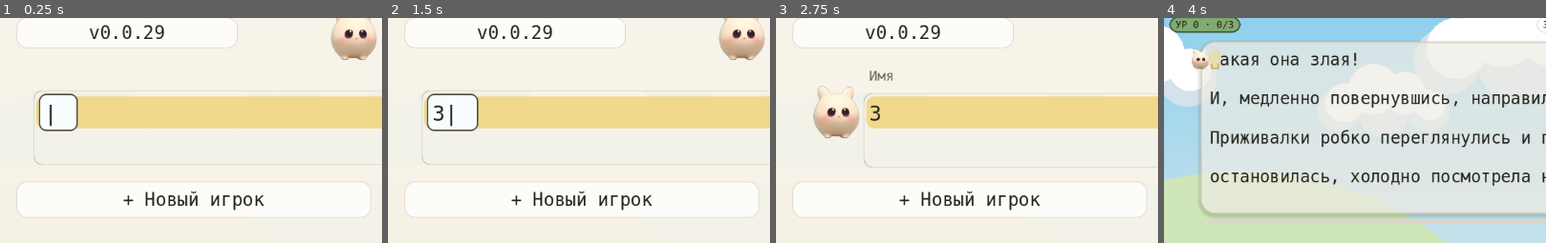
Above: before the commit, frames 1-4 (left to right).
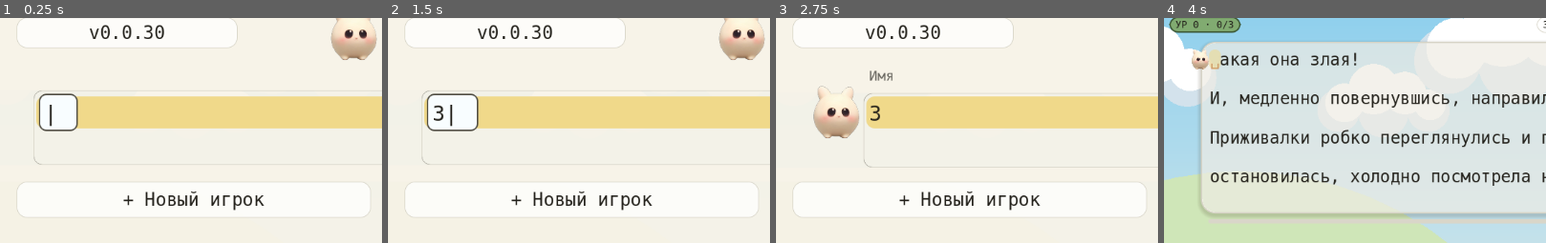
Above: after the commit, the same moments.

Repository: NikitaShubin/ModernBabyType
Game: Godot game, scene res://scenes/main.tscn
The game is run twice, just before and just after one commit, with the same random seed, the same clock (stepped at 60 frames per second) and the same inputs.
Inputs (mouse positions are % of the whole screen's width and height, from its top left):
- Up to frame 1 (0.25 s): no input
- Up to frame 2 (1.5 s): tap Enter at 0.5 s; move the mouse to (72, 45) at 0.52 s; hold Right 0.53-1.25 s; tap Shift at 0.6 s; click (72, 45) at 0.67 s; tap Space at 0.77, 1.25 s; drag from (30, 55) to (45, 70) at 1.27 s
- Up to frame 3 (2.75 s): move the mouse to (60, 28) at 2.02 s; hold Right from 2.03 s (still down); tap Enter at 2.1 s
- Up to frame 4 (4 s): release Right at 2.75 s; tap Enter at 2.75 s; drag from (45, 70) to (20, 35) at 2.77 s; tap Space at 3.5, 3.77 s; move the mouse to (80, 65) at 3.52 s; hold Left from 3.53 s (still down); tap N at 3.6 s
The pictures show only the part of the screen within x 0-50%, y 1-51%; the shares and areas given below are measured in that part.

The runs differ from the first frame. In frame 1, 0.1% of the frame differs, in the area x 37-43%, y 3-10%; in frame 2, 0.1%; in frame 3, 0.1%; in frame 4, nothing differs.

Commit message:
0.0.30: тап по игроку играет; кегль кнопок от их высоты; два полных ряда на телефоне
- Одинарный тап по строке/карточке запускает партию (автор 17.10.2026:
  «кликаю по своему имени — зайчик трясётся, игра не начинается»).
  Дабл-клик и Enter играют так же; долгое нажатие по-прежнему правит имя.
- Заяц не перезапускает прыжок на ту же строку: повторные клики по
  одному игроку держали его в дрожи (прыжок «по месту» без расстояния).
- Кегль подписи кнопки — 45% её высоты (пол 24k под пальцем) вместо
  фиксированных 26k: в ряду 50/50 ужатие по ширине роняло текст до
  13px на кнопке 64px (жалоба: «кнопки стали крупными, а текст мелкий»).
- На телефоне ряд кнопок внизу — два, во всю ширину: шире кеглю
  не развернуться, обе подписи длинные.
- profiles_test: _part33_tap_and_bunny (ряды, кегль, тап-игра, заяц),
  старые «тап не играет» перевёрнуты; все 10 тестов PASS.

Diff:
--- a/game/project.godot
+++ b/game/project.godot
@@ -9,7 +9,7 @@
 
 config/name="ModernBabyType"
 config/description="Игра для обучения детей слепой печати: герой убегает от врага, поедая буквы."
-config/version="0.0.29"
+config/version="0.0.30"
 run/main_scene="res://scenes/main.tscn"
 config/features=PackedStringArray("4.3", "GL Compatibility")
 config/icon="res://icon.png"
--- a/game/scripts/menu.gd
+++ b/game/scripts/menu.gd
@@ -1166,15 +1166,17 @@
 		if not _row_shown(i):
 			continue
 		if _row_tap_rect(i).has_point(pos):
-			# Одинарный тап — только выделить, и строку создания тоже
-			# (автор 16.10.2026). Редактирует дабл-клик (см. _tap_play)
-			# или Enter, играет — дабл-клик или Enter по игроку. Зайчик —
-			# как при стрелках: прыжок от прежней цели (_nav).
-			var was_target := _bunny_target_y()
+			# Прямой тап по игроку — ИГРАТЬ (автор 17.10.2026: «кликаю
+			# по своему имени в списке — зайчик трясётся, но игра не
+			# начинается»). Дабл-клик (_tap_play) и Enter играют так же;
+			# галки и крестик строки стоят раньше строки (выше), тап по
+			# правке уходит в правку. Зайчик прыгает при смене строки,
+			# а тапы по одной и той же его не трогают — раньше каждый
+			# повторный клик перезапускал прыжок «по месту», и он дрожал.
 			sel = i
 			_scroll_to_sel()
-			_bunny_jump(was_target)
 			queue_redraw()
+			chosen.emit(users[i])
 			get_viewport().set_input_as_handled()
 			return
 	# Заголовки «Про»/«Ё» — подсказка, что за галка. Повторный тап гасит.
@@ -2024,14 +2026,38 @@
 ## всегда под пальцем и не ездит вниз-вверх вместе с числом игроков. На
 ## пустом списке — под галочкой «Про» для вводимого имени.
 func _buttons_y() -> float:
-	# Низ экрана: «Играть» всегда под большим пальцем. Но когда список
-	# короткий, кнопки встают сразу под ним — иначе на высоком окне под
-	# ними дыра (жалоба автора 10.2026 про пустоту).
+	# Низ блока кнопок прижат к экрану (блок = один ряд на десктопе,
+	# два на телефоне, см. _btn_rows). Но когда список короткий, кнопки
+	# встают сразу под ним — иначе на высоком окне под ними дыра
+	# (жалоба автора 10.2026 про пустоту).
 	var after: float = _rows_top() + _list_all_h() + 20.0 * k
 	return minf(
-		_menu_eff_h() - _btn_h() - _edge(),
+		_menu_eff_h() - _btn_block_h() - _edge(),
 		maxf(after, _rows_top() + _bar_h())
 	)
+
+
+## Ряды кнопок внизу. На телефоне их ДВА (автор 17.10.2026: «кнопки
+## стали крупными, а текст в них мелкий»): «+ Новый игрок» и
+## «Без профиля» длинные, и в один ряд 50/50 кегль душила ШИРИНА —
+## обе подписи в сумме не давали больше ~24 даже при большом кегле
+## от высоты. Каждый ряд стоит во всю ширину, и кегль от высоты
+## кнопки доживает до своего потолка. На мыши — один ряд, как было.
+func _btn_rows() -> int:
+	return 2 if _finger() else 1
+
+
+## Высота всего блока кнопок (для прижатия к низу экрана).
+func _btn_block_h() -> float:
+	return _btn_h() * float(_btn_rows()) + _btn_gap() * float(_btn_rows() - 1)
+
+
+## Отдельный ряд блока: j = 0 — верхний («+ Новый игрок»), низ —
+## «Без профиля». Один ряд — обе на нём же.
+func _btn_row_rect(j: int) -> Rect2:
+	var m := _edge()
+	var step := _btn_h() + _btn_gap()
+	return Rect2(m, _buttons_y() + step * float(j), view_w - m * 2.0, _btn_h())
 
 
 
@@ -2173,6 +2199,11 @@
 ## вверх (автор 15.10.2026). Звать со старой целью ДО смены выделения:
 ## после смены _bunny_y() уже отдаёт новую цель (ловил profiles_test).
 func _bunny_jump(from_y: float) -> void:
+	# На ту же строку прыжка нет: повторные действия по одной строке
+	# держали зайца в мелкой дрожи — прыжок «по месту» без расстояния,
+	# снова и снова (автор 17.10.2026: «зайчик трясётся»).
+	if absf(from_y - _bunny_target_y()) < 0.5:
+		return
 	_bunny_from = from_y
 	_bunny_t = 0.0
 
@@ -2963,18 +2994,21 @@
 
 
 ## Нижняя левая кнопка: создать нового пользователя (раньше «Играть»).
+## Под пальцем — свой ряд во всю ширину; на мыши — левая половина ряда.
 func _new_tap_rect() -> Rect2:
+	if _finger():
+		return _btn_row_rect(0)
 	var r := _btn_row()
-	var h := _btn_h()
 	var free := _btn_free(r)
-	return Rect2(r.position.x, r.position.y, maxf(free - _btn_gap() - _guest_share(free), 0.0), h)
+	return Rect2(r.position.x, r.position.y, maxf(free - _btn_gap() - _guest_share(free), 0.0), r.size.y)
 
 
 func _guest_tap_rect() -> Rect2:
+	if _finger():
+		return _btn_row_rect(1)
 	var r := _btn_row()
-	var h := _btn_h()
 	var gw := _guest_share(_btn_free(r))
-	return Rect2(r.end.x - gw, r.position.y, gw, h)
+	return Rect2(r.end.x - gw, r.position.y, gw, r.size.y)
 
 
 ## Ночь — квадрат у правого края: иконка, а не надпись.
@@ -3051,16 +3085,37 @@
 ## Кнопка-пилюля с подписью по центру. Кегль ужимается под ширину
 ## кнопки: на телефоне с плотностью «Без профиля» на 26k не влезала
 ## и подпись вылезала за край.
+func _button_fs(r: Rect2, label: String) -> int:
+	# Кегль подписи кнопки: 45% высоты кнопки, а не свои фиксированные
+	# 26k — кнопки стали под палец (64..132px), и кегль обязан расти
+	# вместе с ними (автор 17.10.2026). Дальше ужатие по ширине:
+	# подпись не лезет за кнопку. Меряет null-безопасно (_draw живёт
+	# и до шрифта, см. _text_size_fs).
+	var fs := maxi(int(r.size.y * 0.45), int(26.0 * k))
+	var floor_fs := 10
+	if _finger():
+		# Под палец кегль — часть смысла кнопки: ронять его ниже
+		# 24k для ужимания нельзя, там ряд в полную ширину (два ряда,
+		# см. _btn_rows), и ужатие нужно только в крайних случаях.
+		floor_fs = int(24.0 * k)
+	while fs > floor_fs and _text_size_fs(
+		label, fs
+	).x > r.size.x - 16.0 * k:
+		fs -= 2
+	return fs
+
+
 func _button(r: Rect2, label: String, focused := false) -> void:
 	# Сфокусированная кнопка залита, как выбранная галка (selbox_sb):
 	# иначе в модалке не видно, где стоит выделение.
 	draw_style_box(selbox_sb if focused else hint_sb, r)
-	var fs := int(26.0 * k)
-	# Замер — null-безопасный: _draw исполняется, даже пока шрифта нет.
-	while fs > 10 and _text_size_fs(
-		label, fs
-	).x > r.size.x - 16.0 * k:
-		fs -= 2
+	# Кегль от ВЫСОТЫ кнопки (автор 17.10.2026: «кнопки стали
+	# достаточно крупными, но текст в них МЕЛКИЙ» — кегль был свои
+	# фиксированные 26k и на высоту не завязан). Потолок держит ужатие
+	# по ширине: подпись не лезет за кнопку. Пол по ширине под палцем —
+	# 24k (там ряд в полную ширину, ужатие останется для крайних
+	# случаев), на мыши — старое поведение целиком (52k/26k).
+	var fs := _button_fs(r, label)
 	var w := _text_size_fs(label, fs).x
 	var y := r.get_center().y + float(_font_h(fs)) * 0.3
 	draw_string(mono, Vector2(r.get_center().x - w * 0.5, y), label,
--- a/game/tests/profiles_test.gd
+++ b/game/tests/profiles_test.gd
@@ -74,6 +74,7 @@
 	_part30_bunny_strip()
 	_part31_menu_no_overlap()
 	_part32_pre_ready_geometry()
+	_part33_tap_and_bunny()
 	_part27_menu_chaos()
 	_report()
 	return true
@@ -717,8 +718,7 @@
 	var second := String(_menu.users[1])
 	_picked = ""
 	_menu_tap(_menu.call("_row_tap_rect", 1).get_center())
-	_check(int(_menu.sel) == 1, "a single tap on a row only selects it")
-	_check(_picked == "", "a single tap does not start the game")
+	_check(_picked == second, "a single tap plays as that user")
 	_menu_double_tap(_menu.call("_row_tap_rect", 1).get_center())
 	_check(_picked == second, "a double tap plays as that user")
 	_menu_tap(_menu.call("_new_tap_rect").get_center())
@@ -1520,14 +1520,15 @@
 	_menu.call("_input", _motion(last.get_center(), last.get_center() - Vector2(0.0, 60.0)))
 	_menu.call("_input", _release(last.get_center() - Vector2(0.0, 60.0)))
 	_check(_picked == "", "a drag over a card does not play that profile")
-	# Короткий тап (без жеста) выбирает — как раньше.
+	# Короткий тап по карточке играет сразу (автор 17.10.2026): пресс
+	# сам по себе молчит — тап доигрывает на отпускании.
 	_menu._scroll = max_scroll
 	var tap_at := Rect2(_menu.call("_card_rect", 11)).get_center()
 	_picked = ""
 	_menu.call("_input", _tap(tap_at))
 	_check(_picked == "", "a press alone does not play yet (waits for release)")
 	_menu.call("_input", _release(tap_at))
-	_check(_picked == "", "a short tap does not play that profile")
+	_check(_picked != "", "a short tap plays as that profile")
 	_check(int(_menu.sel) == 11, "a short tap selects that profile")
 	# Вниз до упора — тоже зажим, в ноль не уходит.
 	_menu._scroll = max_scroll
@@ -2071,6 +2072,92 @@
 	Ui.force_touch = was_touch
 
 
+## Тап-игра, ряды кнопок и зайчик (автор 17.10.2026): «клик по имени —
+## зайчик трясётся, игра не начинается» и «кнопки стали крупными,
+## а текст в них мелкий». Держит: прямой тап по игроку ИГРАЕТ (дабл-клик
+## и Enter — так же, проверено в _part13 и _part28); на телефоне ряды
+## внизу — ДВА, каждый в полную ширину; кегль подписи — от высоты
+## кнопки (45%), ниже 24k падать не может; заяц не перезапускает прыжок
+## на ту же строку (прыжок-по-месту был дрожью, а не прыжком).
+func _part33_tap_and_bunny() -> void:
+	var was_touch := Ui.force_touch
+	Ui.force_touch = true
+	var saved_users: Array = _menu.users.duplicate()
+	for u in S.user_list():
+		S.delete_user(u)
+	S.create_user("Оля")
+	S.create_user("Паша")
+	_menu.open(S.GUEST)
+	root.size = Vector2i(540, 1140)
+	# Телефонный портрет: палец, карточки, два ряда кнопок.
+	var nr := Rect2(_menu.call("_new_tap_rect"))
+	var gr := Rect2(_menu.call("_guest_tap_rect"))
+	var h: float = _menu.call("_btn_h")
+	var bm: float = _menu.call("_edge")
+	_check(_menu.call("_btn_rows") == 2, "two button rows on a phone")
+	_check(nr.size.y >= 64.0 and gr.size.y >= 64.0, "button rows fit a finger")
+	_check(
+		absf(nr.position.x - bm) < 0.5 and nr.size.x >= _menu.view_w - bm * 2.0 - 1.0,
+		"new player row spans the full width (%.0f vs %.0f)" % [nr.size.x, _menu.view_w - bm * 2.0]
+	)
+	_check(gr.size.x >= _menu.view_w - bm * 2.0 - 1.0, "guest row spans the full width")
+	_check(
+		absf(gr.position.y - (nr.end.y + _menu.call("_btn_gap"))) < 0.5,
+		"guest row stands right under the new player row"
+	)
+	_check(gr.end.y <= _menu.view_h - bm + 1.0, "button block fits on screen")
+	# Окно списка заканчивается над блоком кнопок, не поверх него.
+	_check(
+		Rect2(_menu.call("_list_rect")).end.y <= nr.position.y,
+		"the list window sits above the button rows"
+	)
+	# Кегль от высоты кнопки: пол 24k, подпись влезает в свой ряд.
+	for pair in [["+ Новый игрок", nr], ["Без профиля", gr]]:
+		var fs: int = _menu.call("_button_fs", pair[1], pair[0])
+		var r: Rect2 = pair[1]
+		var kfloor: int = int(24.0 * _menu.k)
+		_check(fs >= kfloor - 1, "%s label kegl keeps the 24k floor (%d < %d)" % [
+			pair[0], fs, kfloor])
+		_check(
+			fs >= int(floor(r.size.y * 0.45)) - 1,
+			"%s label kegl tracks the button height (%d on %.0f tall)" % [
+				pair[0], fs, r.size.y]
+		)
+		var w: Vector2 = _menu.call("_text_size_fs", pair[0], fs)
+		_check(
+			w.x <= r.size.x - 16.0 * _menu.k,
+			"%s label fits its row (%.0f px wide)" % [pair[0], w.x]
+		)
+	# Прямой тап по карточке играет этим игроком — сразу, без дабл-клика.
+	var second := String(_menu.users[1])
+	_picked = ""
+	_menu_tap(Rect2(_menu.call("_row_tap_rect", 1)).get_center())
+	_check(_picked == second, "a tap on a row plays as that user")
+	_check(int(_menu.sel) == 1, "the tapped row is selected as well")
+	# Заяц: прыжок «на ту же строку» не перезапускается — раньше каждый
+	# повторный клик по одному игроку дёргал его (жалоба «трясётся»).
+	_menu.call("_nav", 0)  # стрелка в ту же строку: цели совпадают
+	_check(float(_menu._bunny_t) >= 1.0, "same-row hop does not restart the bunny")
+	# А на другую строку прыжок жив: стрелка вниз прыгает заново.
+	_menu.call("_nav", 1)
+	_check(float(_menu._bunny_t) < 1.0, "a real hop restarts the flight")
+	_menu._process(1.5)  # прыжок доиграл
+	_menu._bunny_t = 1.0
+	# Соло-список: стрелка оборачивается на ту же строку — это тоже
+	# прыжок «по месту», и он обязан остаться без прыжка.
+	S.delete_user(second)
+	_menu._reload()
+	_menu.call("_nav", 1)
+	_check(float(_menu._bunny_t) >= 1.0, "solo wrap does not restart the bunny")
+	for u in S.user_list():
+		S.delete_user(u)
+	_menu.users = saved_users.duplicate()
+	_menu._reload()
+	root.size = Vector2i(64, 64)
+	_menu._relayout()
+	Ui.force_touch = was_touch
+
+
 func _report() -> void:
 	S.PATH = "user://modern_baby_type.cfg"
 	DirAccess.remove_absolute(
@@ -2265,7 +2352,7 @@
 	var second := String(_menu.users[1])
 	_picked = ""
 	_menu_tap(c1.get_center())
-	_check(_picked == "", "a tap on a card does not play yet")
+	_check(_picked == second, "a tap on a card plays as that user")
 	_menu_double_tap(c1.get_center())
 	_check(_picked == second, "a double tap on a card plays as that user")
 	_picked = ""
Not shown, changed: AGENTS.md
